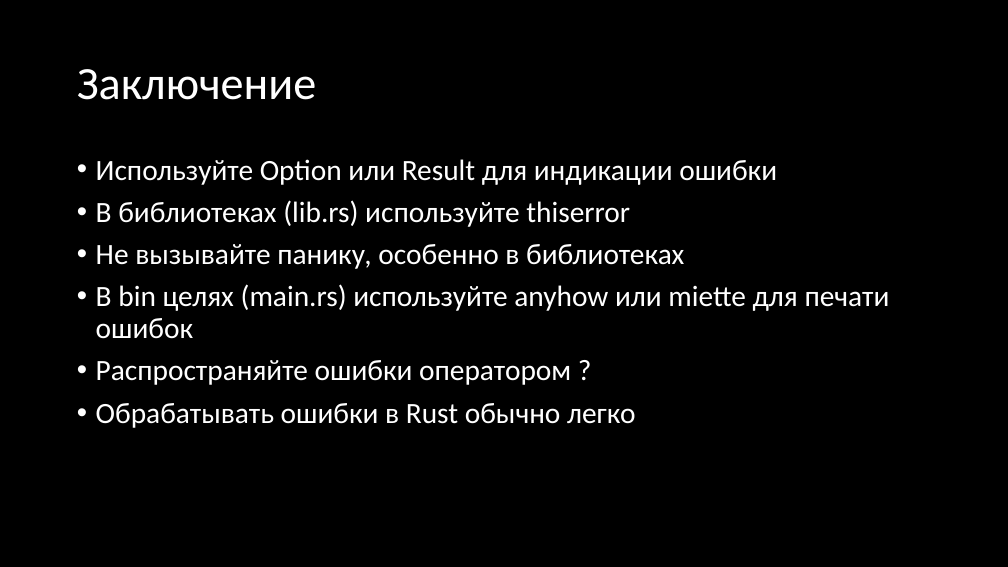
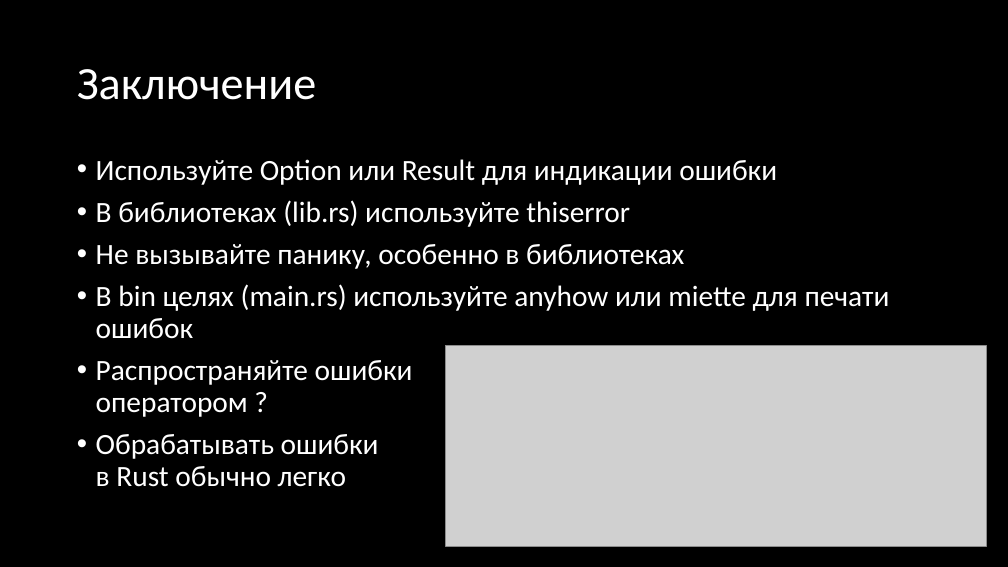
Before and after one commit to Gordon01/learn-rust, a slide deck: slide 85 of keynotes/Rust 2024.pptx. Drawn at 1008x567 pixels with LibreOffice and Linux fonts; fonts in the diff are those of the drawing; grey boxes stand for pictures. Boxes give left, top, right and bottom in pixels: in the first picture for what was removed or moved away, otherwise in the second. Text is boxed around its words. In the diff, an @@ line names an element or a change of style, - is before the commit and + after.

```diff
--- a/keynotes/Rust 2024.pptx
+++ b/keynotes/Rust 2024.pptx
@@ text "Используйте Option или Result для ..." rewrapped from (x1=96, y1=159, x2=890, y2=428) to (x1=96, y1=159, x2=890, y2=487) @@
@@ picture added at (x1=446, y1=346, x2=986, y2=546) @@
```
Also in this commit, not shown: 14 slides added, 7 other files.
